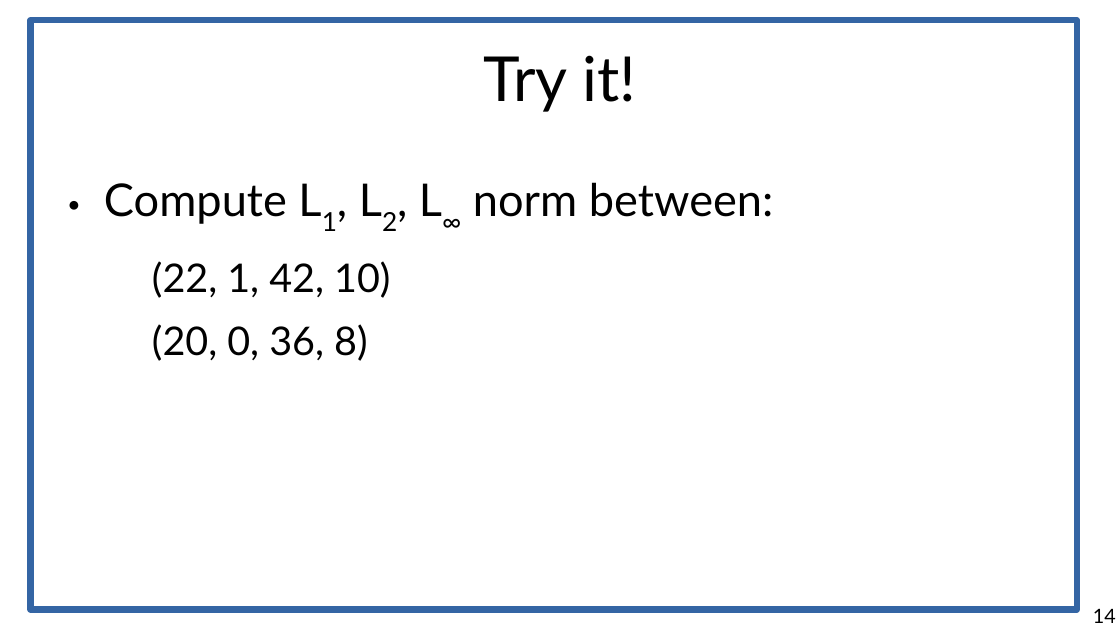
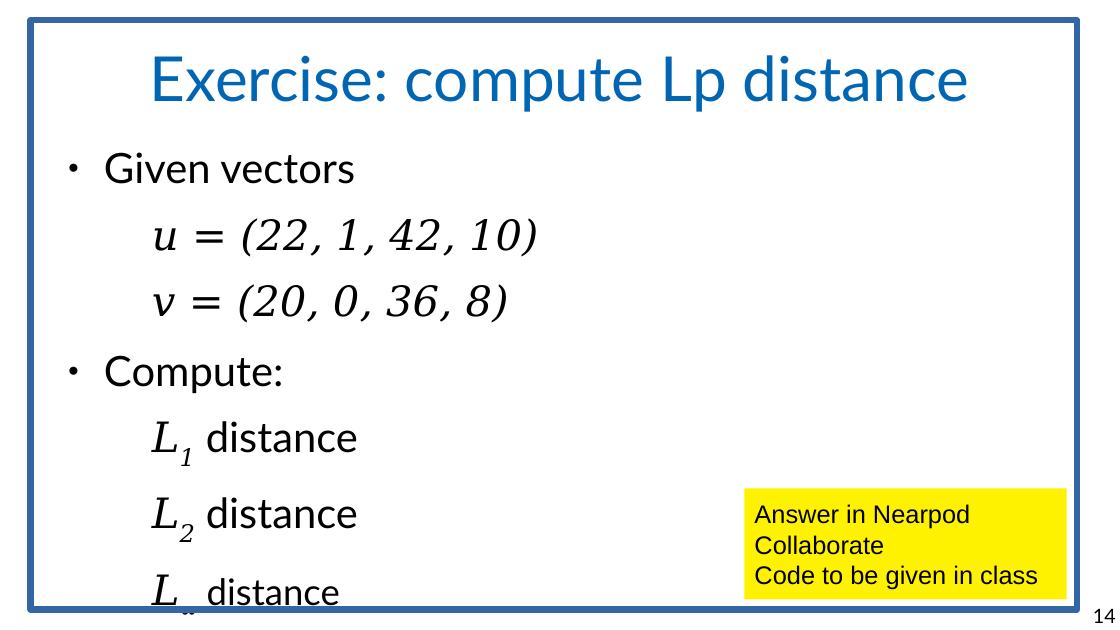
Before and after one commit to marco-calautti/data-mining-course, a slide deck: slide 14 of theory/tt06_sim_numerical.odp. Drawn at 1120x630 pixels with LibreOffice and Linux fonts; fonts in the diff are those of the drawing. Boxes give left, top, right and bottom in pixels: in the first picture for what was removed or moved away, otherwise in the second. Text is boxed around its words. In the diff, an @@ line names an element or a change of style, - is before the commit and + after.

```diff
--- a/theory/tt06_sim_numerical.odp
+++ b/theory/tt06_sim_numerical.odp
@@ title at (150,55,969,112): text changed; text colour #000000 to #0066B3 @@
-Try it!
+Exercise: compute Lp distance
@@ text at (104,152,538,613): text changed; size 32 to 29.6 pt @@
-● Compute L1, L2, L∞ norm between:
-  (22, 1, 42, 10)
-  (20, 0, 36, 8)
+● Given vectors
+  u = (22, 1, 42, 10)
+  v = (20, 0, 36, 8)
+● Compute:
+  L1 distance
+  L2 distance
+  L∞ distance
@@ rectangle added at (745,489,1067,600), fill #FFF200, 18 pt, text #000000 @@
+Answer in Nearpod Collaborate
+Code to be given in class
```
Also in this commit, not shown: 4 other slides changed, 1 slide added, 2 other files.
